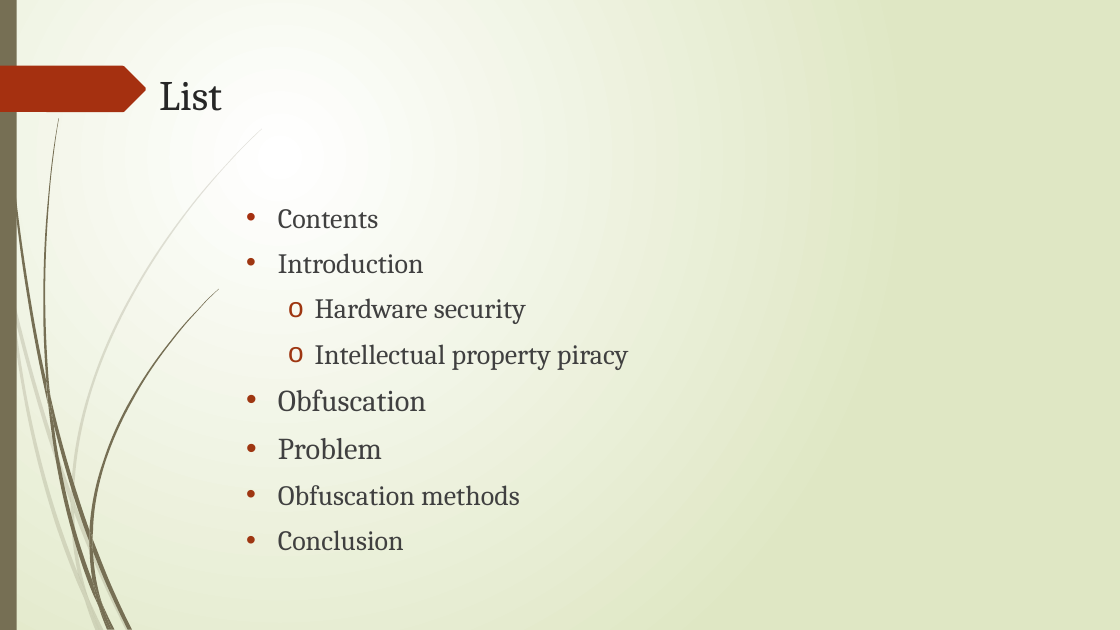
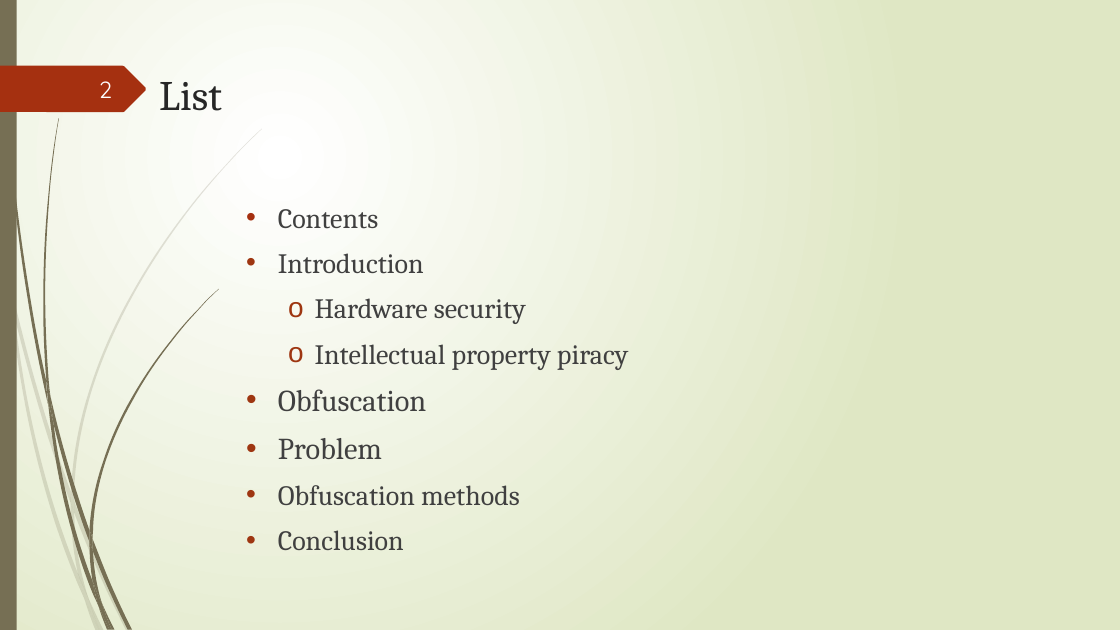
Before and after one commit to Getsomelight/academic-fundamentals, a slide deck: slide 2 of obfuscation-final.pptx. Drawn at 1120x630 pixels with LibreOffice and Linux fonts; fonts in the diff are those of the drawing. Boxes give left, top, right and bottom in pixels: in the first picture for what was removed or moved away, otherwise in the second. Text is boxed around its words. In the diff, an @@ line names an element or a change of style, - is before the commit and + after.

```diff
--- a/obfuscation-final.pptx
+++ b/obfuscation-final.pptx
@@ page number added at [99,81,112,98], 20 pt, text #FEFFFF @@
+2
```
Also in this commit, not shown: 7 other slides changed, 1 other file.
